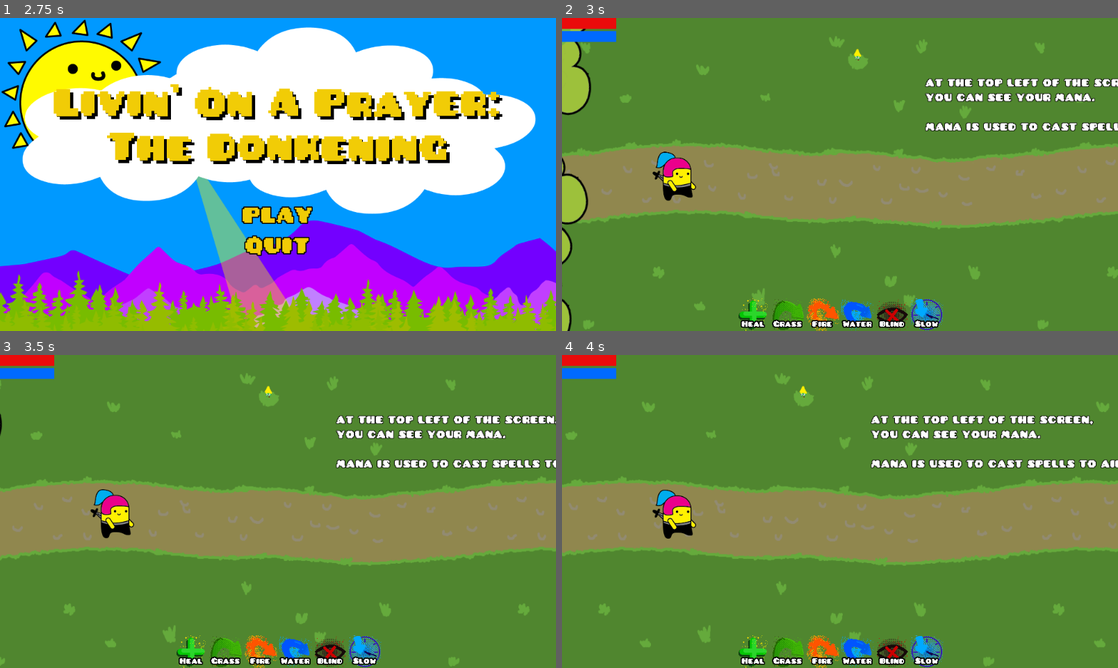
Above: before the commit, frames 1-4 (two rows, left to right).
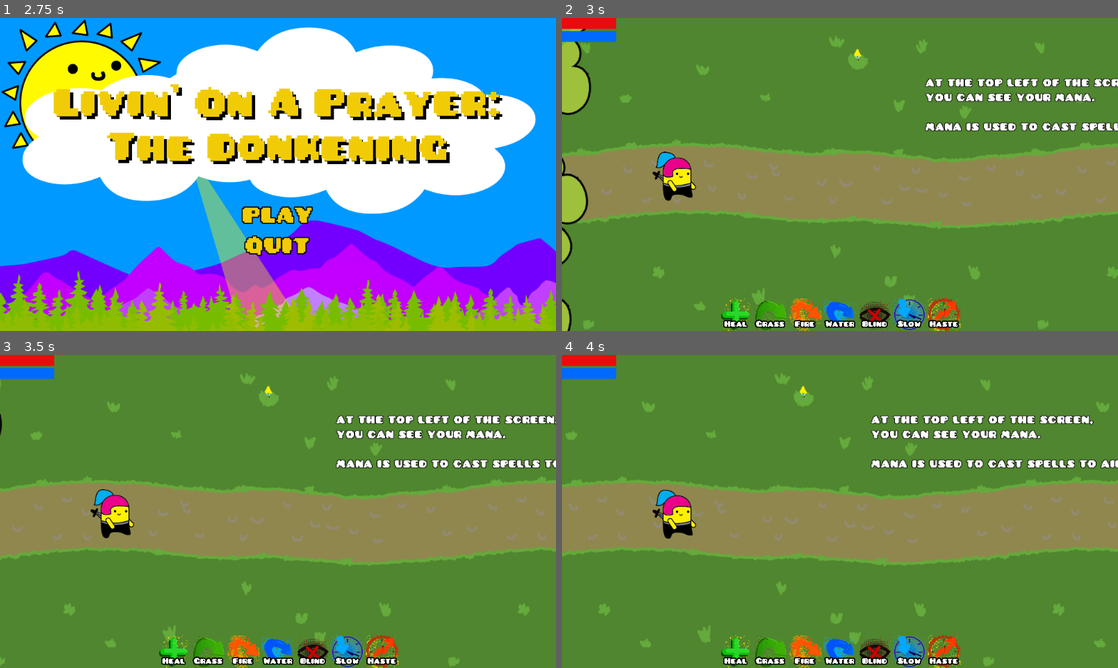
Above: after the commit, the same moments.

Repository: danreeves/godot-wild-jam-33
Game: Godot game, scene res://UI/TitleScreen.tscn
Same seed, same stepped clock (60 frames per second), same inputs: the game is played once before the commit and once after it. The engine's default icon, where the game draws it, is replaced by a stand-in: a white triangle on a blue panel in a dark square.
Inputs (mouse positions are in pixels of both pictures, inside the frame that each line leads up to):
- Up to frame 1 (2.75 s): tap Enter at 0.5 s; move the mouse to (400, 158) at 0.52 s; click (400, 158) at 0.67 s; move the mouse to (166, 190) at 1.27 s; click (166, 190) at 1.42 s; move the mouse to (333, 105) at 2.02 s; click (333, 105) at 2.17 s
- Up to frame 2 (3 s): click "PLAY" at 2.75 s
- Up to frame 3 (3.5 s): no input
- Up to frame 4 (4 s): move the mouse to (678, 511) at 3.52 s; click (678, 511) at 3.67 s

Frame 1 is identical in both runs. In frame 2, 3.2% of the frame differs, in the area x 28-72%, y 89-100%; in frame 3, 3.2%; in frame 4, 3.2%.

Commit message:
mroe spell and move to player range

Diff:
--- a/Levels/Level2.tscn
+++ b/Levels/Level2.tscn
@@ -42,11 +42,12 @@
 position = Vector2( 193, -2.19452 )
 wait_time = 0.5
 cooldown = 0.5
+aggro_range = 500
 
 [node name="AnimatedSprite" parent="YSort/Enemy2" instance=ExtResource( 9 )]
 
 [node name="AttackQueue" parent="YSort/Enemy2" instance=ExtResource( 12 )]
-position = Vector2( -1.5874, -46.8284 )
+position = Vector2( 3.18019, -47.3581 )
 wait_time = 2.1
 
 [node name="BasicAttack" parent="YSort/Enemy2/AttackQueue" instance=ExtResource( 11 )]
@@ -65,7 +66,7 @@
 [node name="AnimatedSprite" parent="YSort/Enemy" instance=ExtResource( 3 )]
 
 [node name="AttackQueue" parent="YSort/Enemy" instance=ExtResource( 12 )]
-position = Vector2( -1.5874, -46.8284 )
+position = Vector2( 2.64867, -48.7353 )
 wait_time = 2.1
 
 [node name="BasicAttack" parent="YSort/Enemy/AttackQueue" instance=ExtResource( 11 )]
--- a/Systems/SpellManager.gd
+++ b/Systems/SpellManager.gd
@@ -13,6 +13,7 @@
 	ToWater.new(),
 	Blind.new(),
 	Slow.new(),
+	Haste.new(),
 ]
 var active_spell = null
 
--- /dev/null
+++ b/Systems/Spells/Haste.gd
@@ -0,0 +1,38 @@
+extends Node
+class_name Haste
+
+export (String) var spell_name = "Haste"
+export (Array) var targetable_groups = ["Player", "Enemies"]
+export (Texture) var texture = load("res://assets/UI/Haste.png")
+export (int) var mana_cost = 10
+export (int) var cooldown = 2
+export (int) var blind_time = 4
+
+var target_to_timer = {}
+
+func cast(target):
+	if "dead" in target and !target.dead:
+		if "hasted" in target:
+			target.hasted = true
+		target.speed = target.speed * 2
+		target.wait_time = target.wait_time / 2
+		if target_to_timer.has(target.get_instance_id()):
+			target_to_timer[target.get_instance_id()].start()
+		else:
+			var timer = Timer.new()
+			timer.wait_time = blind_time
+			timer.connect("timeout", self, "timeout", [target, timer])
+			target_to_timer[target.get_instance_id()] = timer
+			add_child(timer)
+			timer.start()
+
+func is_unit_valid(unit):
+	return "dead" in unit and !unit.dead
+
+func timeout(target, timer):
+	if "hasted" in target:
+		target.hasted = false
+	target.speed = target.speed / 2
+	target.wait_time = target.wait_time * 2
+	timer.queue_free()
+	target_to_timer.erase(target.get_instance_id())
--- a/Units/Enemy.gd
+++ b/Units/Enemy.gd
@@ -7,8 +7,10 @@
 export var health = 100
 export var wait_time: float = 3 setget set_wait_time
 export var cooldown: float = 0.2
+export var aggro_range = 100
 export var blind = false
 export var slowed = false
+export var hasted = false
 
 onready var spell_manager = get_target().find_node("SpellManager")
 
@@ -70,6 +72,7 @@
 
 	find_node("Blind").visible = !dead and blind
 	find_node("Slow").visible = !dead and slowed
+	find_node("Haste").visible = !dead and hasted
 
 	if dead:
 		return
@@ -91,7 +94,7 @@
 	var velocity = Vector2.ZERO
 	var target = get_target()
 
-	if target and move_to_player:
+	if target and move_to_player and target.position.distance_to(position) < aggro_range:
 		velocity = (target.position - self.position).normalized() * speed
 
 	if target and move_away_from_player:
@@ -101,6 +104,8 @@
 		if $AnimatedSprite.animation == "run" \
 		or $AnimatedSprite.animation == "flee":
 			$AnimatedSprite.play("idle")
+		elif target_in_range and $AnimatedSprite.animation != "attack":
+			$AnimatedSprite.play("combat")
 	elif move_away_from_player:
 		$AnimatedSprite.play("flee")
 	else:
--- a/Units/Enemy.tscn
+++ b/Units/Enemy.tscn
@@ -1,8 +1,9 @@
-[gd_scene load_steps=8 format=2]
+[gd_scene load_steps=9 format=2]
 
 [ext_resource path="res://Units/Enemy.gd" type="Script" id=1]
 [ext_resource path="res://assets/UI/Blind.png" type="Texture" id=2]
 [ext_resource path="res://assets/UI/Slow.png" type="Texture" id=3]
+[ext_resource path="res://assets/UI/Haste.png" type="Texture" id=4]
 [ext_resource path="res://Systems/Health.tscn" type="PackedScene" id=5]
 
 [sub_resource type="CircleShape2D" id=1]
@@ -28,7 +29,7 @@
 shape = SubResource( 2 )
 
 [node name="Health" parent="." instance=ExtResource( 5 )]
-position = Vector2( 0, 45.241 )
+position = Vector2( -0.374573, 51.9834 )
 
 [node name="ClickArea" type="Area2D" parent="."]
 
@@ -38,6 +39,7 @@
 [node name="ColorTween" type="Tween" parent="."]
 
 [node name="Node2D" type="Node2D" parent="."]
+position = Vector2( -15.4036, 145.146 )
 z_index = 10
 
 [node name="Debuffs" type="HBoxContainer" parent="Node2D"]
@@ -52,14 +54,18 @@
 }
 
 [node name="Blind" type="TextureRect" parent="Node2D/Debuffs"]
-margin_left = 32.0
-margin_right = 92.0
+margin_right = 60.0
 margin_bottom = 60.0
 texture = ExtResource( 2 )
 
 [node name="Slow" type="TextureRect" parent="Node2D/Debuffs"]
-visible = false
-margin_left = 32.0
-margin_right = 92.0
+margin_left = 64.0
+margin_right = 124.0
 margin_bottom = 60.0
 texture = ExtResource( 3 )
+
+[node name="Haste" type="TextureRect" parent="Node2D/Debuffs"]
+margin_left = 128.0
+margin_right = 188.0
+margin_bottom = 60.0
+texture = ExtResource( 4 )
--- a/Units/Player.gd
+++ b/Units/Player.gd
@@ -4,7 +4,13 @@
 export var speed = 100
 var in_range = []
 var unit_in_range_last_frame = false
+
+export var wait_time: float = 3 setget set_wait_time
+export var cooldown: float = 0.2
 export var dead = false
+export var blind = false
+export var slowed = false
+export var hasted = false
 
 onready var spell_manager = $SpellManager
 
@@ -19,6 +25,10 @@
 	if Input.is_action_pressed("ui_cancel"):
 		get_node("HUD").find_node("Pause").visible = true
 		get_tree().paused = true
+
+	find_node("Blind").visible = !dead and blind
+	find_node("Slow").visible = !dead and slowed
+	find_node("Haste").visible = !dead and hasted
 
 	if dead:
 		if $AttackQueue.is_running:
@@ -142,3 +152,8 @@
 	if event is InputEventMouseButton and event.pressed and event.button_index == 1:
 		if spell_manager.active_spell_can_target(self):
 			spell_manager.cast(self)
+
+func set_wait_time(new_wait_time):
+	wait_time = new_wait_time
+	if find_node("AttackQueue"):
+		$AttackQueue.wait_time = new_wait_time
--- a/Units/Player.tscn
+++ b/Units/Player.tscn
@@ -13,6 +13,9 @@
 [ext_resource path="res://Systems/SpellManager.tscn" type="PackedScene" id=11]
 [ext_resource path="res://soundeffects/defeat.wav" type="AudioStream" id=12]
 [ext_resource path="res://soundeffects/crowd-cheer.wav" type="AudioStream" id=13]
+[ext_resource path="res://assets/UI/Haste.png" type="Texture" id=14]
+[ext_resource path="res://assets/UI/Slow.png" type="Texture" id=15]
+[ext_resource path="res://assets/UI/Blind.png" type="Texture" id=16]
 
 [sub_resource type="CircleShape2D" id=1]
 radius = 40.0
@@ -42,25 +45,29 @@
 shape = SubResource( 2 )
 
 [node name="Health" parent="." instance=ExtResource( 5 )]
-position = Vector2( 0, 78.7789 )
+position = Vector2( 0.5, 56.7789 )
 
 [node name="AttackQueue" parent="." instance=ExtResource( 4 )]
-position = Vector2( -0.473541, -78.5287 )
+position = Vector2( 0.026459, -79.5287 )
 wait_time = 2.0
 
 [node name="FireAttack" parent="AttackQueue" instance=ExtResource( 3 )]
+position = Vector2( 2, 0.5 )
 sprite = ExtResource( 7 )
 element = 1
 
 [node name="WaterAttack" parent="AttackQueue" instance=ExtResource( 3 )]
+position = Vector2( 2, 0 )
 sprite = ExtResource( 6 )
 element = 3
 
 [node name="GrassAttack" parent="AttackQueue" instance=ExtResource( 3 )]
+position = Vector2( 2, 0 )
 sprite = ExtResource( 9 )
 element = 2
 
 [node name="Camp" parent="AttackQueue" instance=ExtResource( 8 )]
+position = Vector2( 2, 0.5 )
 
 [node name="SpellManager" parent="." instance=ExtResource( 11 )]
 
@@ -77,3 +84,35 @@
 
 [node name="VictorySound" type="AudioStreamPlayer" parent="."]
 stream = ExtResource( 13 )
+
+[node name="Node2D" type="Node2D" parent="."]
+position = Vector2( -12.1742, 151.851 )
+z_index = 10
+
+[node name="Debuffs" type="HBoxContainer" parent="Node2D"]
+margin_left = -32.714
+margin_top = -87.0
+margin_right = 155.286
+margin_bottom = -27.0
+rect_scale = Vector2( 0.5, 0.5 )
+alignment = 1
+__meta__ = {
+"_edit_use_anchors_": false
+}
+
+[node name="Blind" type="TextureRect" parent="Node2D/Debuffs"]
+margin_right = 60.0
+margin_bottom = 60.0
+texture = ExtResource( 16 )
+
+[node name="Slow" type="TextureRect" parent="Node2D/Debuffs"]
+margin_left = 64.0
+margin_right = 124.0
+margin_bottom = 60.0
+texture = ExtResource( 15 )
+
+[node name="Haste" type="TextureRect" parent="Node2D/Debuffs"]
+margin_left = 128.0
+margin_right = 188.0
+margin_bottom = 60.0
+texture = ExtResource( 14 )
--- a/project.godot
+++ b/project.godot
@@ -13,6 +13,11 @@
 "class": "Blind",
 "language": "GDScript",
 "path": "res://Systems/Spells/Blind.gd"
+}, {
+"base": "Node",
+"class": "Haste",
+"language": "GDScript",
+"path": "res://Systems/Spells/Haste.gd"
 }, {
 "base": "Node",
 "class": "Heal",
@@ -46,6 +51,7 @@
 } ]
 _global_script_class_icons={
 "Blind": "",
+"Haste": "",
 "Heal": "",
 "Heal2": "",
 "Slow": "",
Not shown: 1 places in Units/Player.tscn that only renumber resources
Binary file added: assets/UI/Haste.aseprite
Binary file added: assets/UI/Haste.png
Not shown, added: assets/UI/Haste.png.import
